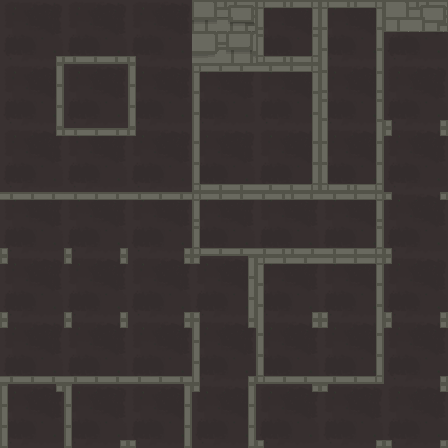
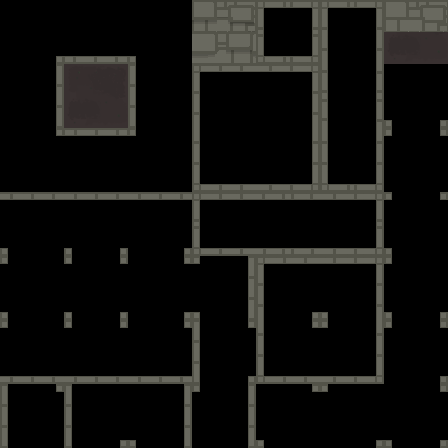
Layer changes from the first w=448, h=448 image to the second:
hid "ground" over [0, 0, 448, 448]
